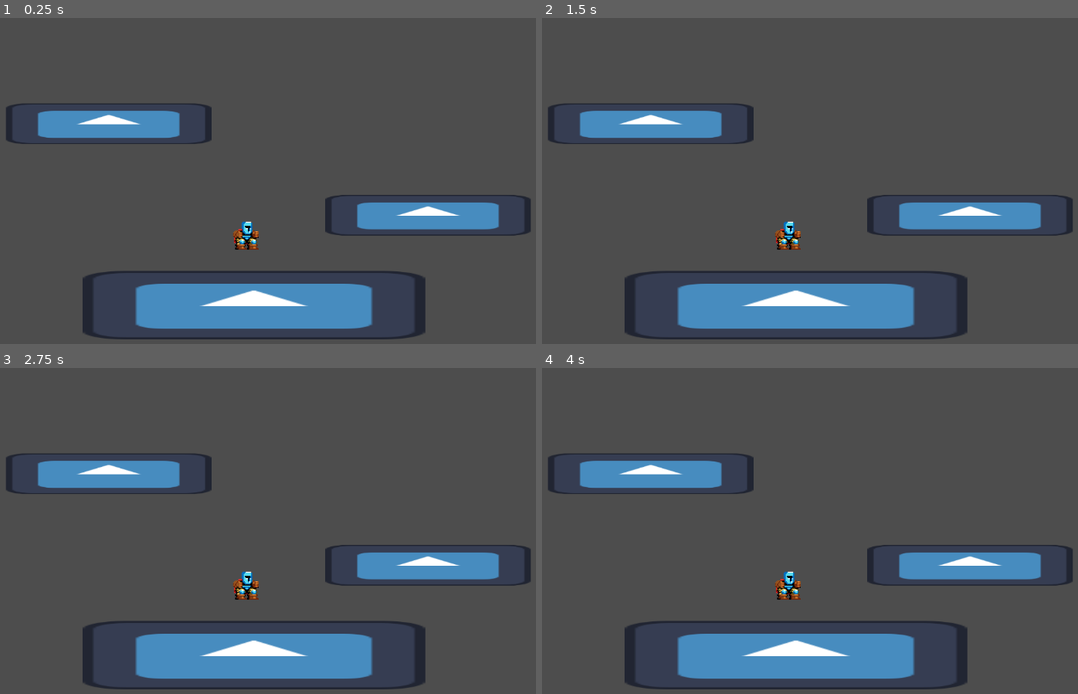
Above: before the commit, frames 1-4 (two rows, left to right).
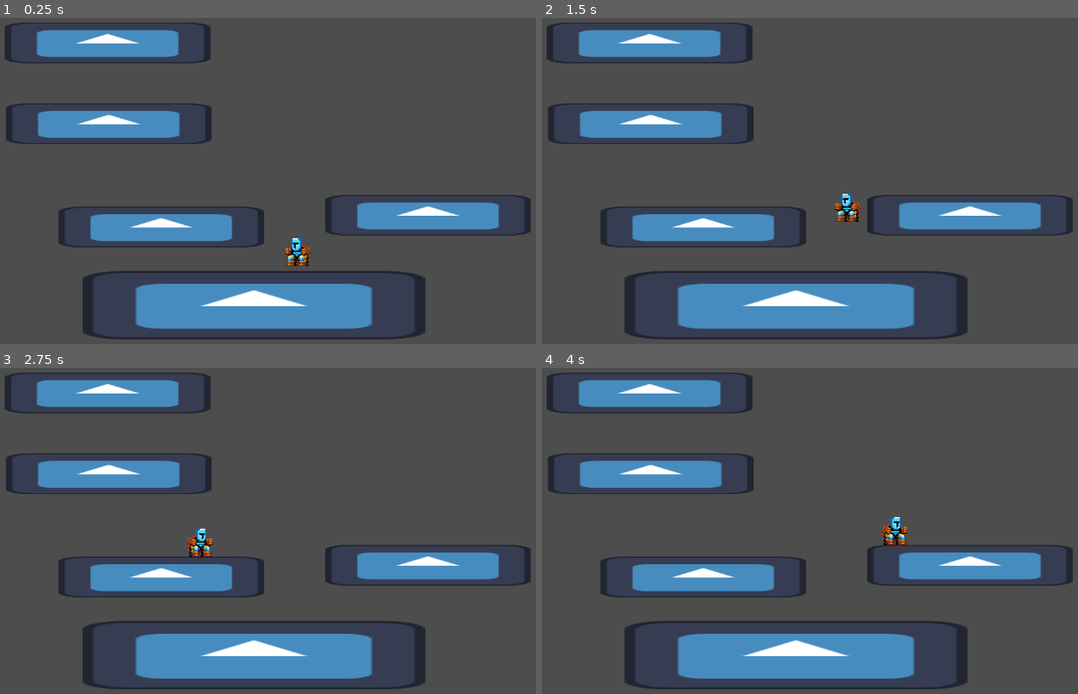
Above: after the commit, the same moments.

Repository: TotoRojo99/Reproducir_movimiento_en_Godot_TobiasAlfonso
Game: Godot game, scene res://Escenas/mundo.tscn
Same seed, same stepped clock (60 frames per second), same inputs: the game is played once before the commit and once after it. The engine's default icon, where the game draws it, is replaced by a stand-in: a white triangle on a blue panel in a dark square.
Inputs:
- Up to frame 1 (0.25 s): no input
- Up to frame 2 (1.5 s): hold Space (jump, bound only after the commit) 0.53-1.28 s; hold Right (ui_right) from 0.53 s (still down); tap Enter at 1.25 s; tap Space (jump, bound only after the commit) at 1.35 s
- Up to frame 3 (2.75 s): tap Space (jump, bound only after the commit) at 1.52, 1.82 s; release Right (ui_right) at 2.03 s; hold Left (ui_left) from 2.03 s (still down); hold Space (jump, bound only after the commit) from 2.03 s (still down)
- Up to frame 4 (4 s): release Left (ui_left) at 2.78 s; release Space (jump, bound only after the commit) at 2.78 s; hold Right (ui_right) from 2.78 s (still down); tap Space (jump, bound only after the commit) at 2.85, 3.02, 3.32 s; hold Space (jump, bound only after the commit) from 3.53 s (still down)

The runs differ from the first frame. In frame 1, 6.3% of the frame differs, in the area x 0-58%, y 1-77%; in frame 2, 6.3%, in the area x 0-60%, y 1-72%; in frame 3, 6.3%; in frame 4, 6.3%.

Commit message:
Script_Jump_king

Diff:
--- /dev/null
+++ b/Escenas/animated_sprite_2d.gd
@@ -0,0 +1 @@
+extends AnimatedSprite2D
--- /dev/null
+++ b/Escenas/jump_king.gd
@@ -0,0 +1,56 @@
+extends CharacterBody2D
+
+var speed = 170
+var jump_speed_base = -100
+var gravity = ProjectSettings.get_setting("physics/2d/default_gravity")
+
+func _physics_process(delta):
+
+	velocity.y += gravity * delta
+
+	if Input.is_action_just_released("jump") and is_on_floor():
+		velocity.y = jump_speed_base
+
+	if Input.is_action_pressed("jump") and is_on_floor():
+		jump_speed_base -= 10
+		$AnimatedSprite2D.animation = "prepare_jump"
+		speed = 0
+
+	if is_on_floor() and !Input.is_action_pressed("jump"):
+		jump_speed_base = -100
+		speed = 300
+
+	if jump_speed_base <= -700:
+		jump_speed_base = -700
+
+
+	var direction = Input.get_axis("ui_left","ui_right")
+	velocity.x = direction * speed
+
+
+	if velocity.x != 0 and is_on_floor():
+		$AnimatedSprite2D.animation = "walk"
+		$AnimatedSprite2D.flip_h = velocity.x < 0
+	else:
+		$AnimatedSprite2D.animation = "idle"
+
+	if !is_on_floor() and $AnimatedSprite2D.flip_h == true:
+		velocity.x = -300
+
+	elif !is_on_floor() and $AnimatedSprite2D.flip_h == false:
+		velocity.x = 300
+	print(velocity.x)
+
+	move_and_slide()
+
+
+
+
+
+func _on_area_2d_area_entered(area: Area2D):
+	if !is_on_floor() and $AnimatedSprite2D.flip_h == true:
+		$AnimatedSprite2D.flip_h = false
+	elif !is_on_floor() and $AnimatedSprite2D.flip_h == false:
+		$AnimatedSprite2D.flip_h = true
+
+	pass # Replace with function body.
--- a/Escenas/jump_king.tscn
+++ b/Escenas/jump_king.tscn
@@ -1,5 +1,6 @@
-[gd_scene load_steps=11 format=3 uid="uid://cb0vlgx8ejc7h"]
+[gd_scene load_steps=13 format=3 uid="uid://cb0vlgx8ejc7h"]
 
+[ext_resource type="Script" uid="uid://dhc6mhmuivwbt" path="res://Escenas/jump_king.gd" id="1_cccsm"]
 [ext_resource type="Texture2D" uid="uid://b2hw2mkx6dmal" path="res://Sprites/jump_king.png" id="1_ia7k7"]
 
 [sub_resource type="AtlasTexture" id="AtlasTexture_yjp8l"]
@@ -59,6 +60,12 @@
 "frames": [{
 "duration": 1.0,
 "texture": SubResource("AtlasTexture_hpxis")
+}, {
+"duration": 1.0,
+"texture": SubResource("AtlasTexture_hpxis")
+}, {
+"duration": 1.0,
+"texture": SubResource("AtlasTexture_hpxis")
 }],
 "loop": true,
 "name": &"prepare_jump",
@@ -82,8 +89,12 @@
 [sub_resource type="RectangleShape2D" id="RectangleShape2D_cc2tg"]
 size = Vector2(24, 26)
 
+[sub_resource type="RectangleShape2D" id="RectangleShape2D_cccsm"]
+size = Vector2(24, 26)
+
 [node name="Jump_King" type="CharacterBody2D"]
 texture_filter = 1
+script = ExtResource("1_cccsm")
 
 [node name="AnimatedSprite2D" type="AnimatedSprite2D" parent="."]
 sprite_frames = SubResource("SpriteFrames_nhekq")
@@ -92,3 +103,12 @@
 [node name="CollisionShape2D" type="CollisionShape2D" parent="."]
 position = Vector2(-2, 3)
 shape = SubResource("RectangleShape2D_cc2tg")
+
+[node name="Area2D" type="Area2D" parent="."]
+
+[node name="CollisionShape2D" type="CollisionShape2D" parent="Area2D"]
+position = Vector2(-2, 3)
+shape = SubResource("RectangleShape2D_cccsm")
+
+[connection signal="area_entered" from="Area2D" to="." method="_on_area_2d_area_entered"]
+[connection signal="body_entered" from="Area2D" to="." method="_on_area_2d_body_entered"]
--- a/Escenas/mundo.tscn
+++ b/Escenas/mundo.tscn
@@ -13,10 +13,18 @@
 position = Vector2(848, 370)
 scale = Vector2(3, 0.6)
 
+[node name="Node2D5" parent="." instance=ExtResource("1_5sfon")]
+position = Vector2(350, 392)
+scale = Vector2(3, 0.6)
+
 [node name="Node2D3" parent="." instance=ExtResource("1_5sfon")]
 position = Vector2(252, 199)
 scale = Vector2(3, 0.6)
 
+[node name="Node2D4" parent="." instance=ExtResource("1_5sfon")]
+position = Vector2(250, 48)
+scale = Vector2(3, 0.6)
+
 [node name="Jump_King" parent="." instance=ExtResource("2_bqhdr")]
-position = Vector2(512, 402)
+position = Vector2(597, 400)
 scale = Vector2(2, 2)
--- a/Escenas/platraforma.tscn
+++ b/Escenas/platraforma.tscn
@@ -1,9 +1,12 @@
-[gd_scene load_steps=3 format=3 uid="uid://c1roc4o11q4wk"]
+[gd_scene load_steps=4 format=3 uid="uid://c1roc4o11q4wk"]
 
 [ext_resource type="Texture2D" uid="uid://b6j6c0qu4asb1" path="res://icon.svg" id="1_a5t7u"]
 
 [sub_resource type="RectangleShape2D" id="RectangleShape2D_6jgvg"]
 size = Vector2(128, 128)
+
+[sub_resource type="RectangleShape2D" id="RectangleShape2D_ywt2u"]
+size = Vector2(130, 130)
 
 [node name="Node2D" type="StaticBody2D"]
 
@@ -12,3 +15,8 @@
 
 [node name="CollisionShape2D" type="CollisionShape2D" parent="."]
 shape = SubResource("RectangleShape2D_6jgvg")
+
+[node name="Area2D" type="Area2D" parent="."]
+
+[node name="CollisionShape2D" type="CollisionShape2D" parent="Area2D"]
+shape = SubResource("RectangleShape2D_ywt2u")
--- a/project.godot
+++ b/project.godot
@@ -14,3 +14,11 @@
 run/main_scene="uid://c0ra4s5sjqhu4"
 config/features=PackedStringArray("4.4", "Forward Plus")
 config/icon="res://icon.svg"
+
+[input]
+
+jump={
+"deadzone": 0.2,
+"events": [Object(InputEventKey,"resource_local_to_scene":false,"resource_name":"","device":-1,"window_id":0,"alt_pressed":false,"shift_pressed":false,"ctrl_pressed":false,"meta_pressed":false,"pressed":false,"keycode":0,"physical_keycode":32,"key_label":0,"unicode":32,"location":0,"echo":false,"script":null)
+]
+}
Not shown, added: Escenas/animated_sprite_2d.gd.uid
Not shown, added: Escenas/jump_king.gd.uid
